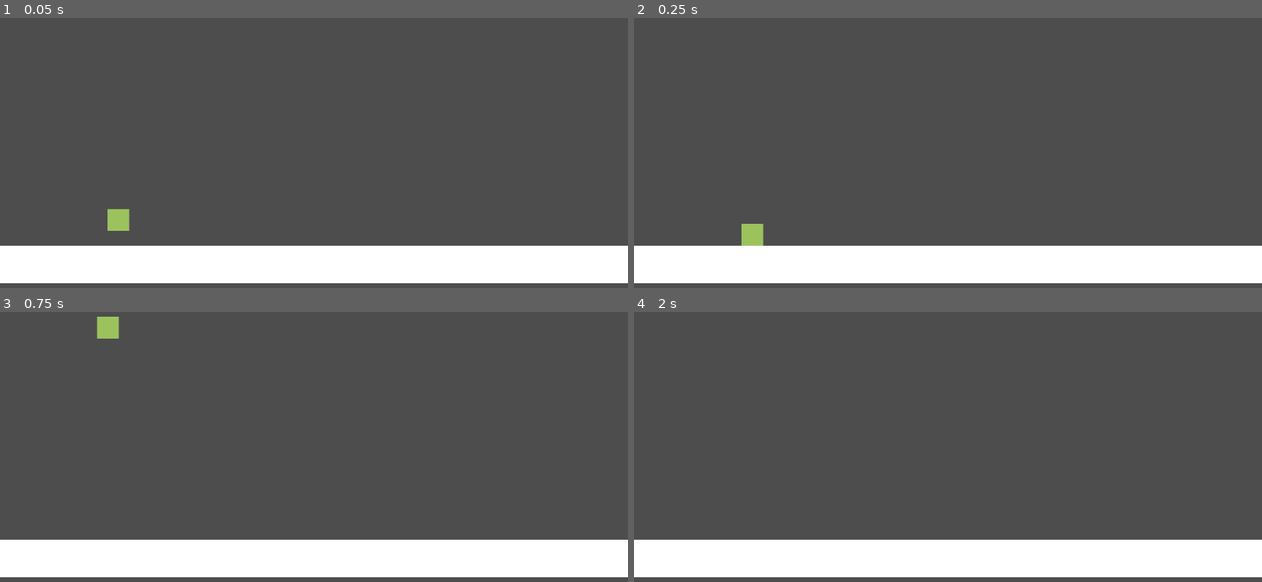
Above: before the commit, frames 1-4 (two rows, left to right).
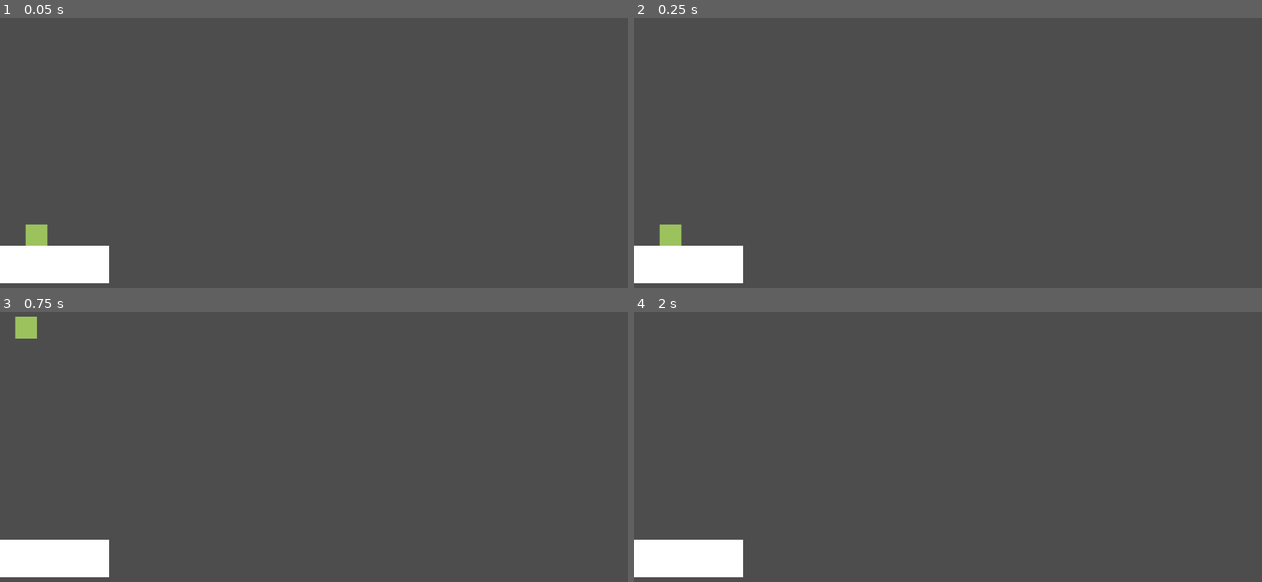
Above: after the commit, the same moments.

Repository: ClementRivaille/jumping-frogs
Game: Godot game, scene res://Main.tscn
Two runs of this game, one before a commit and one after it. Both use one fixed random seed, a clock stepped at 60 frames per second and the inputs below.
Inputs (mouse positions are in pixels of both pictures, inside the frame that each line leads up to):
- Up to frame 1 (0.05 s): no input
- Up to frame 2 (0.25 s): no input
- Up to frame 3 (0.75 s): tap Enter (ui_accept) at 0.5 s; move the mouse to (452, 428) at 0.52 s; hold Enter (ui_accept) from 0.53 s (still down); click (452, 428) at 0.67 s
- Up to frame 4 (2 s): release Enter (ui_accept) at 1.25 s; drag from (822, 463) to (916, 514) at 1.27 s

The runs differ from the first frame. In frame 1, 12% of the frame differs, in the area x 4-100%, y 70-99%; in frame 2, 12%; in frame 3, 12%, in the area x 2-100%, y 1-99%; in frame 4, 11%.

Commit message:
feat: platforms

Diff:
--- a/Main.tscn
+++ b/Main.tscn
@@ -1,12 +1,7 @@
-[gd_scene load_steps=6 format=3 uid="uid://er6dpfspguc0"]
+[gd_scene load_steps=5 format=3 uid="uid://er6dpfspguc0"]
 
-[ext_resource type="Script" path="res://scripts/Frog.gd" id="1_yycey"]
-
-[sub_resource type="RectangleShape2D" id="RectangleShape2D_fuxjo"]
-size = Vector2(40, 40)
-
-[sub_resource type="RectangleShape2D" id="RectangleShape2D_kjp4t"]
-size = Vector2(1152, 68)
+[ext_resource type="PackedScene" uid="uid://cw64bi4h4q7br" path="res://scenes/Frog.tscn" id="1_dn6oc"]
+[ext_resource type="PackedScene" uid="uid://crje4f4x3w0f0" path="res://scenes/Platform.tscn" id="2_gr0qy"]
 
 [sub_resource type="PhysicsMaterial" id="PhysicsMaterial_4owon"]
 rough = true
@@ -17,34 +12,10 @@
 
 [node name="Main" type="Node2D"]
 
-[node name="Frog" type="RigidBody2D" parent="."]
-position = Vector2(197, 430)
-lock_rotation = true
-script = ExtResource("1_yycey")
+[node name="Frog" parent="." instance=ExtResource("1_dn6oc")]
+position = Vector2(47, 458)
 
-[node name="ColorRect" type="ColorRect" parent="Frog"]
-offset_right = 40.0
-offset_bottom = 40.0
-color = Color(0.611765, 0.760784, 0.368627, 1)
-
-[node name="CollisionShape2D" type="CollisionShape2D" parent="Frog"]
-position = Vector2(20, 20)
-shape = SubResource("RectangleShape2D_fuxjo")
-
-[node name="Platform" type="StaticBody2D" parent="."]
-position = Vector2(0, 498)
-
-[node name="ColorRect" type="ColorRect" parent="Platform"]
-offset_right = 1152.0
-offset_bottom = 69.0
-metadata/_edit_lock_ = true
-
-[node name="CollisionShape2D" type="CollisionShape2D" parent="Platform"]
-position = Vector2(576, 35)
-shape = SubResource("RectangleShape2D_kjp4t")
-one_way_collision = true
-one_way_collision_margin = 25.1
-metadata/_edit_lock_ = true
+[node name="Platform" parent="." instance=ExtResource("2_gr0qy")]
 
 [node name="Walls" type="Node2D" parent="."]
 
--- a/project.godot
+++ b/project.godot
@@ -19,6 +19,13 @@
 
 window/stretch/mode="viewport"
 
+[input]
+
+grab={
+"deadzone": 0.5,
+"events": []
+}
+
 [rendering]
 
 renderer/rendering_method="gl_compatibility"
--- /dev/null
+++ b/scenes/Frog.tscn
@@ -0,0 +1,30 @@
+[gd_scene load_steps=3 format=3 uid="uid://cw64bi4h4q7br"]
+
+[ext_resource type="Script" path="res://scripts/Frog.gd" id="1_0y3sx"]
+
+[sub_resource type="RectangleShape2D" id="RectangleShape2D_fuxjo"]
+size = Vector2(40, 40)
+
+[node name="Frog" type="RigidBody2D"]
+position = Vector2(197, 430)
+max_contacts_reported = 1
+contact_monitor = true
+lock_rotation = true
+script = ExtResource("1_0y3sx")
+
+[node name="ColorRect" type="ColorRect" parent="."]
+offset_right = 40.0
+offset_bottom = 40.0
+color = Color(0.611765, 0.760784, 0.368627, 1)
+
+[node name="CollisionShape2D" type="CollisionShape2D" parent="."]
+position = Vector2(20, 20)
+shape = SubResource("RectangleShape2D_fuxjo")
+
+[node name="PinJoint2D" type="PinJoint2D" parent="."]
+node_a = NodePath("..")
+bias = 0.9
+disable_collision = false
+softness = 0.8
+
+[connection signal="body_entered" from="." to="." method="_on_body_entered"]
--- /dev/null
+++ b/scenes/Platform.tscn
@@ -0,0 +1,31 @@
+[gd_scene load_steps=4 format=3 uid="uid://crje4f4x3w0f0"]
+
+[ext_resource type="Script" path="res://scripts/Platform.gd" id="1_sjh0r"]
+
+[sub_resource type="PhysicsMaterial" id="PhysicsMaterial_yirm3"]
+rough = true
+absorbent = true
+
+[sub_resource type="RectangleShape2D" id="RectangleShape2D_kjp4t"]
+size = Vector2(200, 68)
+
+[node name="Platform" type="StaticBody2D"]
+position = Vector2(0, 498)
+input_pickable = true
+physics_material_override = SubResource("PhysicsMaterial_yirm3")
+script = ExtResource("1_sjh0r")
+max_pos = 950.0
+
+[node name="ColorRect" type="ColorRect" parent="."]
+offset_right = 200.0
+offset_bottom = 69.0
+
+[node name="CollisionShape2D" type="CollisionShape2D" parent="."]
+position = Vector2(100, 35)
+shape = SubResource("RectangleShape2D_kjp4t")
+one_way_collision = true
+one_way_collision_margin = 25.1
+metadata/_edit_lock_ = true
+
+[connection signal="mouse_entered" from="." to="." method="_on_mouse_entered"]
+[connection signal="mouse_exited" from="." to="." method="_on_mouse_exited"]
--- a/scripts/Frog.gd
+++ b/scripts/Frog.gd
@@ -4,9 +4,17 @@
 @export var VFORCE = 1000.0
 @export var MAX_HFORCE = 400.0
 
+@onready var joint: PinJoint2D = $PinJoint2D
+
 func _input(event: InputEvent) -> void:
   if event.is_action_pressed("ui_accept"):
     jump()
 
 func jump():
+  joint.node_b = "."
   apply_central_impulse(Vector2(randf_range(-MAX_HFORCE, MAX_HFORCE), -VFORCE))
+
+
+func _on_body_entered(body: Node) -> void:
+  if body is Platform:
+    joint.node_b = body.get_path()
--- /dev/null
+++ b/scripts/Platform.gd
@@ -0,0 +1,24 @@
+extends StaticBody2D
+class_name Platform
+
+@export var min_pos := 0.0
+@export var max_pos := 1000.0
+
+var dragged := false
+var mouse_inside := false
+var pos_diff := 0.0
+
+func _input(event: InputEvent) -> void:
+  if event is InputEventMouseButton && mouse_inside:
+    dragged = event.is_pressed()
+    pos_diff = get_viewport().get_mouse_position().x - global_position.x
+
+func _process(_delta: float) -> void:
+  if dragged:
+    position.x = clampf(get_viewport().get_mouse_position().x - pos_diff, min_pos, max_pos)
+    pos_diff = get_viewport().get_mouse_position().x - global_position.x
+
+func _on_mouse_entered() -> void:
+  mouse_inside = true
+func _on_mouse_exited() -> void:
+  mouse_inside = false
